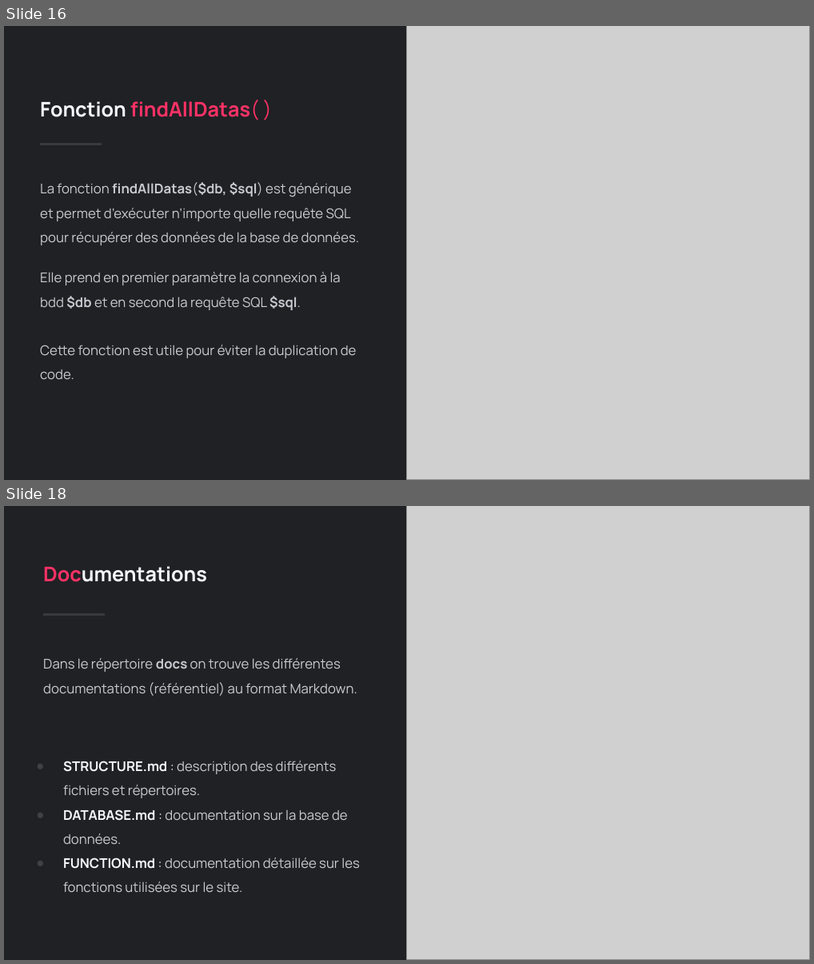
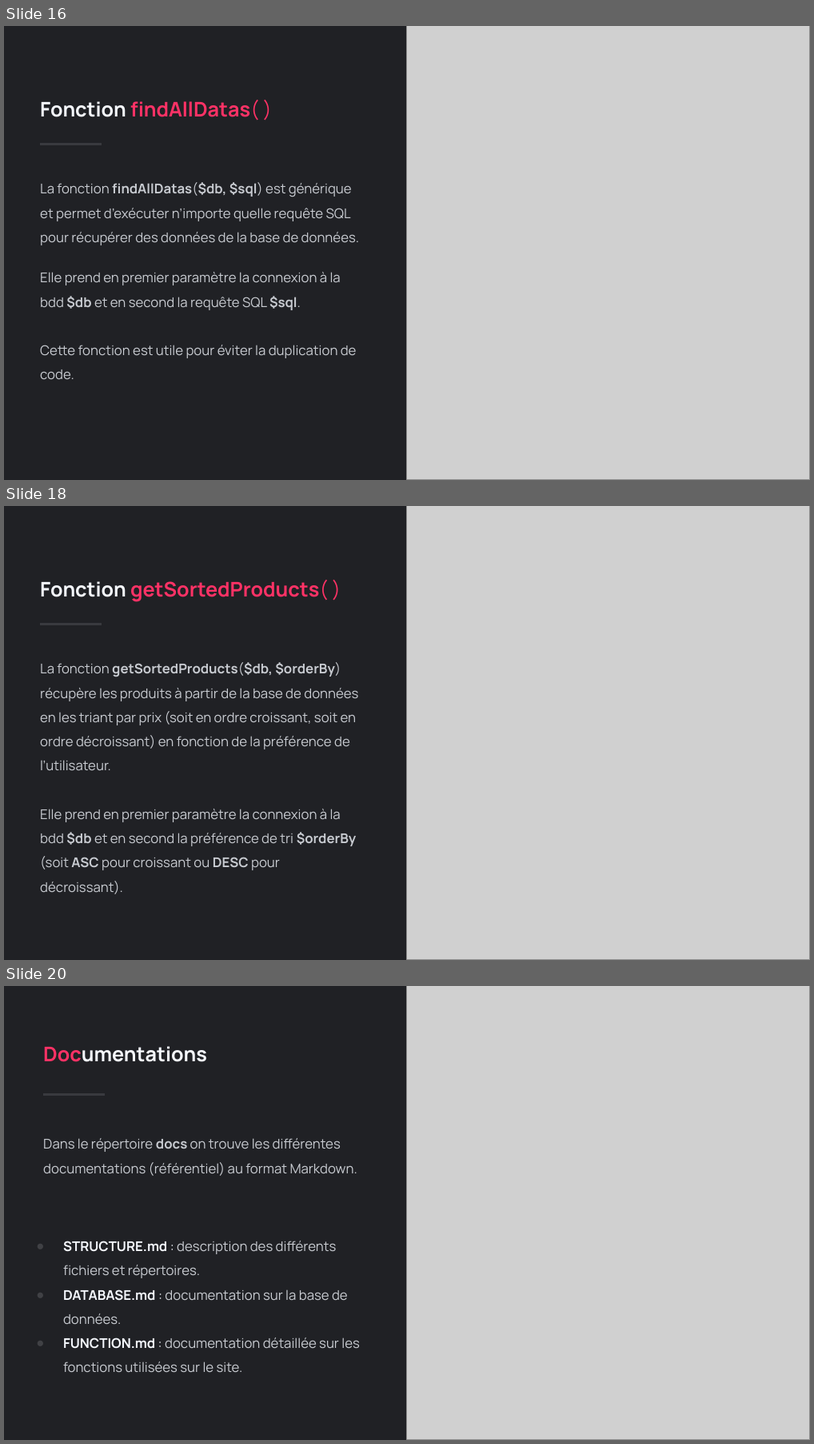
Before and after one commit to gpuberos/brief-medbdd, a slide deck: docs/slideshow/BRIEF - Wonderland Pharma - Création d'un site web dynamique qui interagit avec une base de données.pptx. Shown one above the other, each under a label of ours: slides 16 and 18 before the commit, slides 16, 18 and 20 after it; the slides between them are not shown. The pictures are 814x964 and 814x1444 pixels, drawn with LibreOffice and Linux fonts; fonts in the diff are those of the drawing; grey boxes stand for pictures. Boxes give left, top, right and bottom in pixels: in the first picture for what was removed or moved away, otherwise in the second. Text is boxed around its words. In the diff, an @@ line names an element or a change of style, - is before the commit and + after.

```diff
--- a/docs/slideshow/BRIEF - Wonderland Pharma - Création d'un site web dynamique qui interagit avec une base de données.pptx
+++ b/docs/slideshow/BRIEF - Wonderland Pharma - Création d'un site web dynamique qui interagit avec une base de données.pptx
@@ slide 18 added at box(4, 506, 810, 960), background #202125 @@
@@ rectangle added at box(407, 506, 810, 959), fill #D1D3DB @@
@@ picture added at box(407, 506, 810, 960) @@
@@ text added at box(40, 580, 328, 602), 18 pt, text #FF3266, bold @@
+Fonction getSortedProducts( )
@@ line added from (40, 624) to (102, 624), #393A3F 2 pt @@
@@ text added at box(40, 662, 358, 894), 12 pt, text #C8CBD1 @@
+La fonction getSortedProducts($db, $orderBy) récupère les produits à partir de la base de données en les triant par prix (soit en ordre croissant, soit en ordre décroissant) en fonction de la préférence de l’utilisateur.
+Elle prend en premier paramètre la connexion à la bdd $db et en second la préférence de tri $orderBy (soit ASC pour croissant ou DESC pour décroissant).
@@ what was slide 18 is now slide 20 @@
```
Also in this commit, not shown: 2 slides changed, 1 other slide added, 2 other files.
